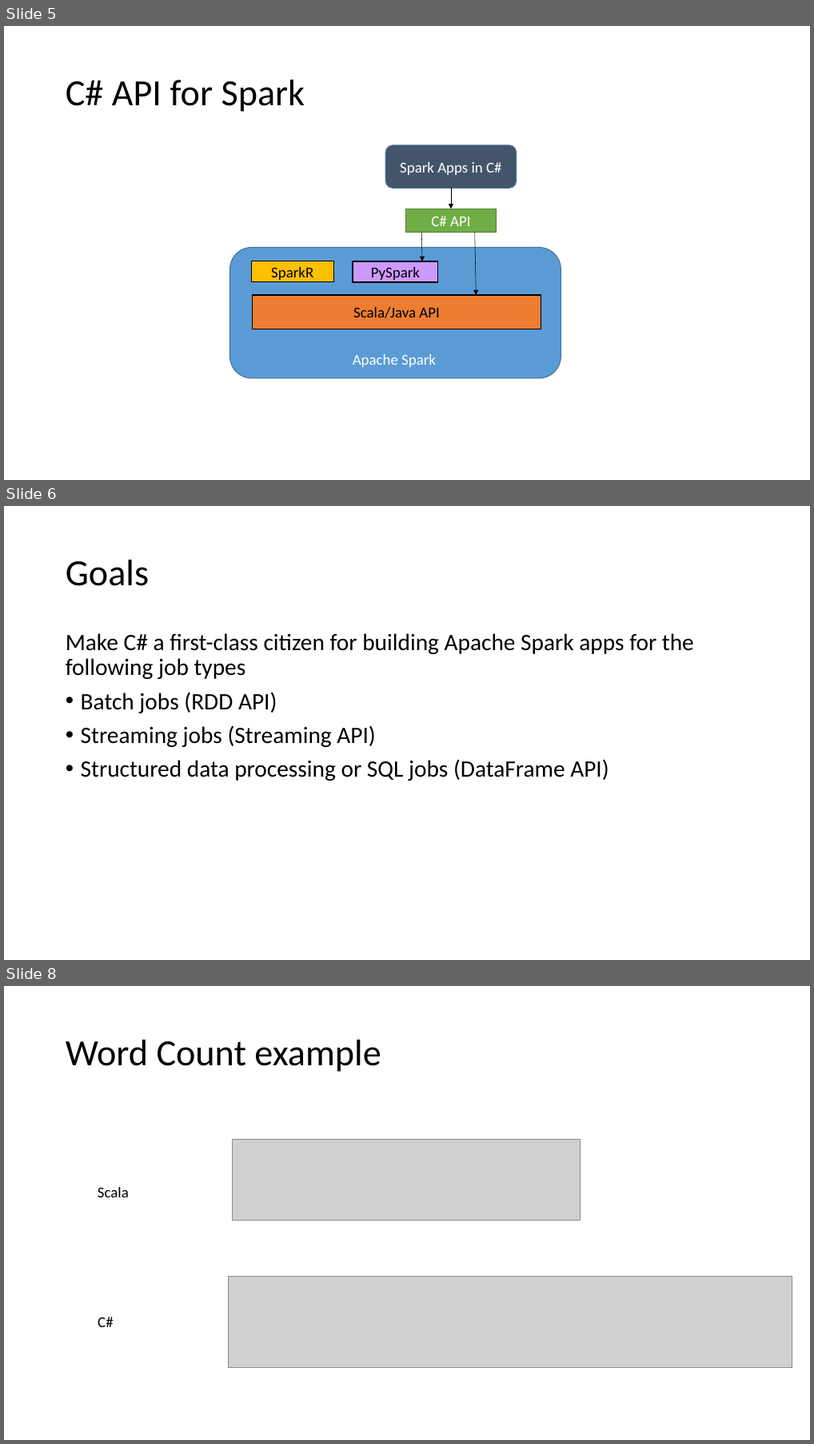
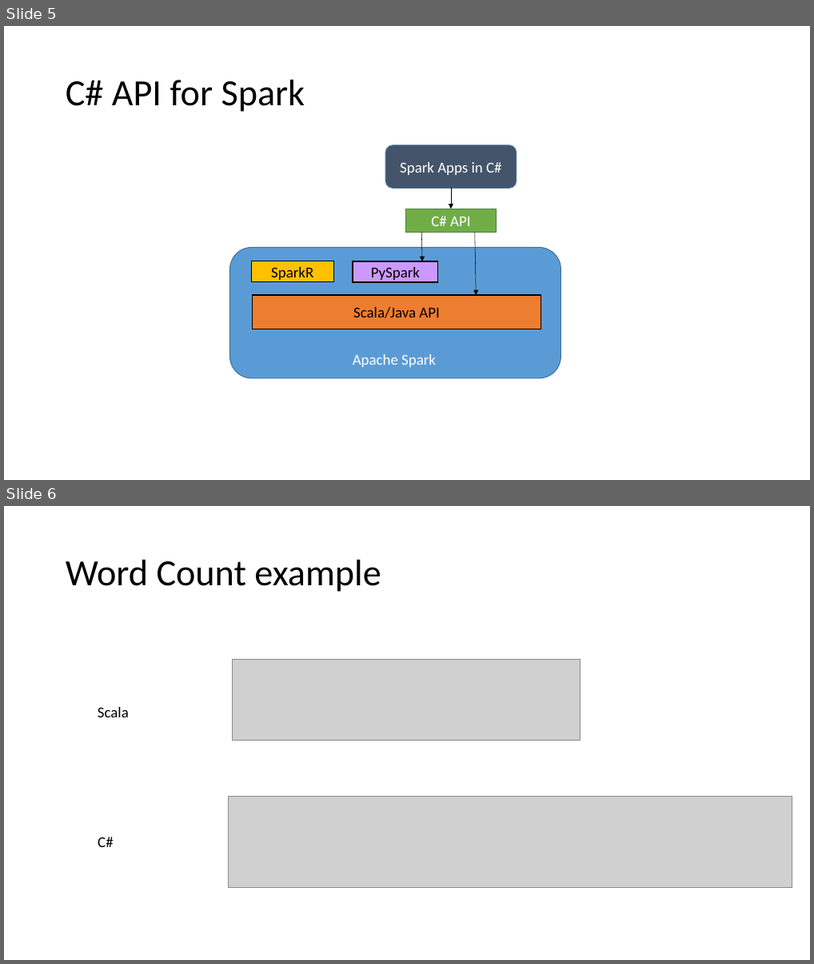
Before and after one commit to microsoft/Mobius, a slide deck: docs/Mobius.pptx. Shown one above the other, each under a label of ours: slides 5, 6 and 8 before the commit, slides 5 and 6 after it; the slides between them are not shown. The pictures are 814x1444 and 814x964 pixels, drawn with LibreOffice and Linux fonts; fonts in the diff are those of the drawing; grey boxes stand for pictures. Boxes give left, top, right and bottom in pixels: in the first picture for what was removed or moved away, otherwise in the second. Text is boxed around its words. In the diff, an @@ line names an element or a change of style, - is before the commit and + after.

```diff
--- a/docs/Mobius.pptx
+++ b/docs/Mobius.pptx
@@ slide 6 removed at <box>4,506,810,960</box>, background #FFFFFF @@
@@ title removed at <box>66,560,149,586</box> @@
-Goals
@@ text removed at <box>66,633,694,780</box> @@
-Make C# a first-class citizen for building Apache Spark apps for the following job types
-• Batch jobs (RDD API)
-• Streaming jobs (Streaming API)
-• Structured data processing or SQL jobs (DataFrame API)
@@ what was slide 8 is now slide 6 @@
```
Also in this commit, not shown: 3 slides changed, 1 other slide removed, 8 other files.
